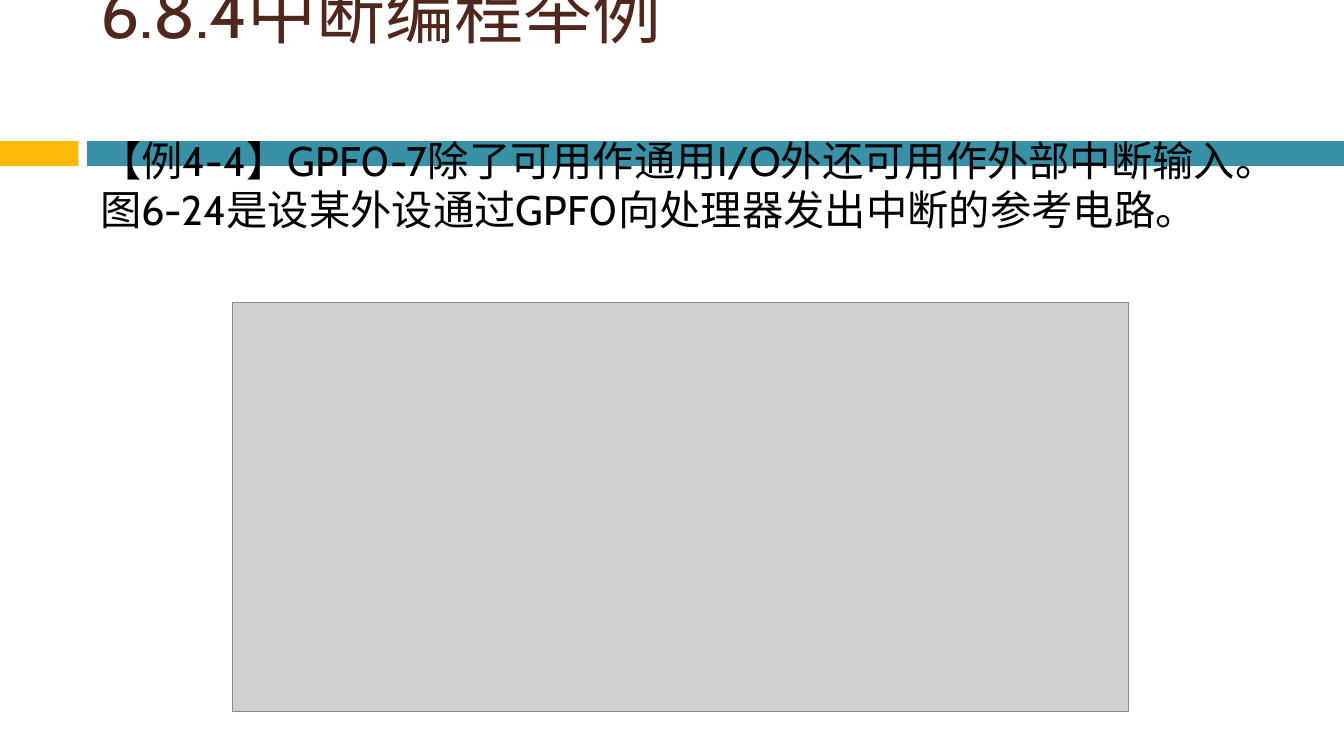
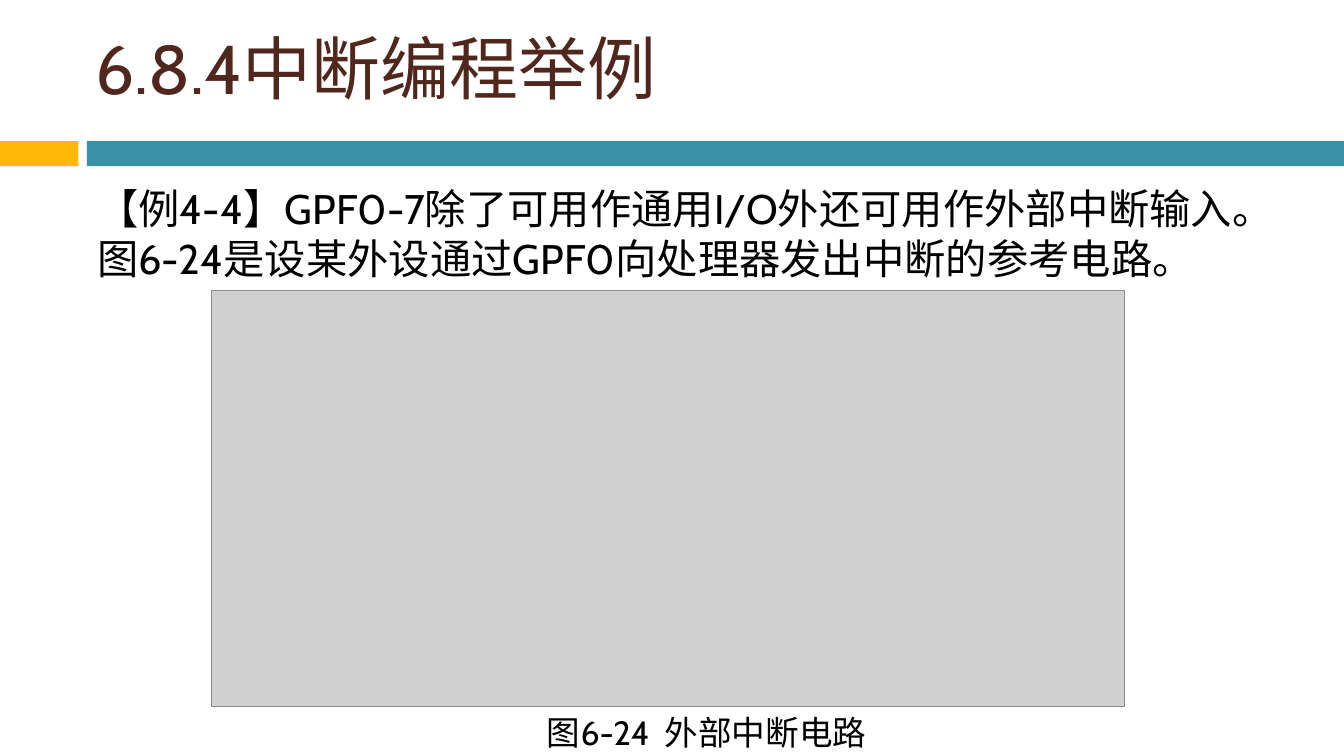
Before and after one commit to Chencao0928/ARM, a slide deck: slide 108 of 第6章 基于S3C2410的硬件结构与接口编程/第6章 基于S3C2410的硬件结构与接口编程.pptx. Drawn at 1344x756 pixels with LibreOffice and Linux fonts; fonts in the diff are those of the drawing; grey boxes stand for pictures; background and template pictures are left out. Boxes give left, top, right and bottom in pixels: in the first picture for what was removed or moved away, otherwise in the second. Text is boxed around its words. In the diff, an @@ line names an element or a change of style, - is before the commit and + after.

```diff
--- a/第6章 基于S3C2410的硬件结构与接口编程/第6章 基于S3C2410的硬件结构与接口编程.pptx
+++ b/第6章 基于S3C2410的硬件结构与接口编程/第6章 基于S3C2410的硬件结构与接口编程.pptx
@@ title "6.8.4中断编程举例" rewrapped from (100, 0, 661, 44) to (95, 36, 656, 100) @@
@@ text "【例4-4】GPF0-7除了可用作通用I/O外还可用作外部中断输入。图6-24是设某外设通过GPF0向处理器发出中断的参 ..." rewrapped from (100, 134, 1276, 229) to (97, 189, 1273, 278) @@
@@ picture: place and size @@
-picture at (233, 302, 1129, 711)
+picture at (212, 290, 1125, 707)
@@ text added at (547, 716, 867, 748), 24 pt, text #000000 @@
+图6-24 外部中断电路
```
Also in this commit, not shown: 40 other slides changed, 1 slide added, 1 slide removed.
